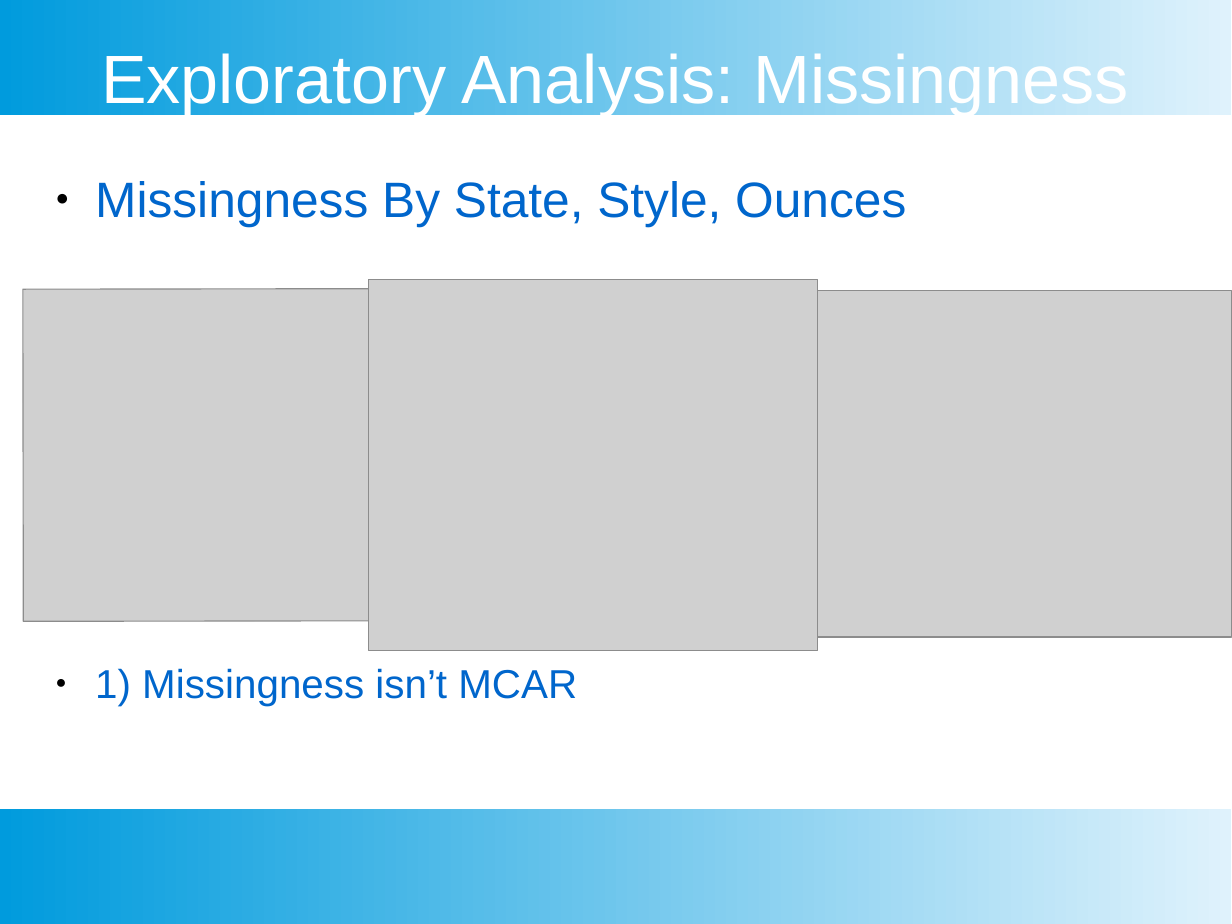
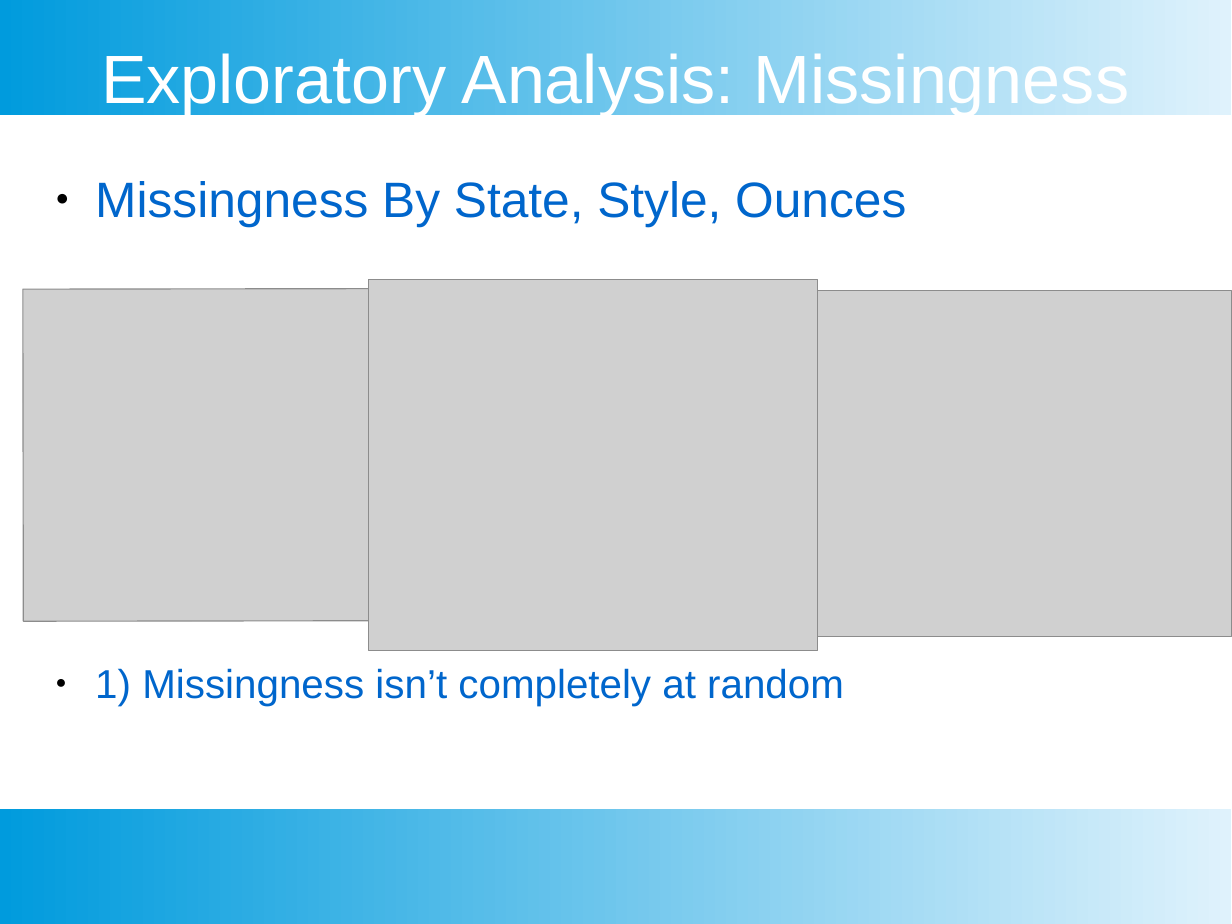
Before and after one commit to sjmiller8182/BeerAnalysis, a slide deck: slide 14 of Thompson_Kevin_Presentation.pptx. Drawn at 1232x924 pixels with LibreOffice and Linux fonts; fonts in the diff are those of the drawing; grey boxes stand for pictures. Boxes give left, top, right and bottom in pixels: in the first picture for what was removed or moved away, otherwise in the second. Text is boxed around its words. In the diff, an @@ line names an element or a change of style, - is before the commit and + after.

```diff
--- a/Thompson_Kevin_Presentation.pptx
+++ b/Thompson_Kevin_Presentation.pptx
@@ text at [95, 668, 844, 706]: text changed @@
-● 1) Missingness isn’t MCAR
+● 1) Missingness isn’t completely at random
```
Also in this commit, not shown: 6 other slides changed, 7 slides added, 2 slides removed, 2 other files.
